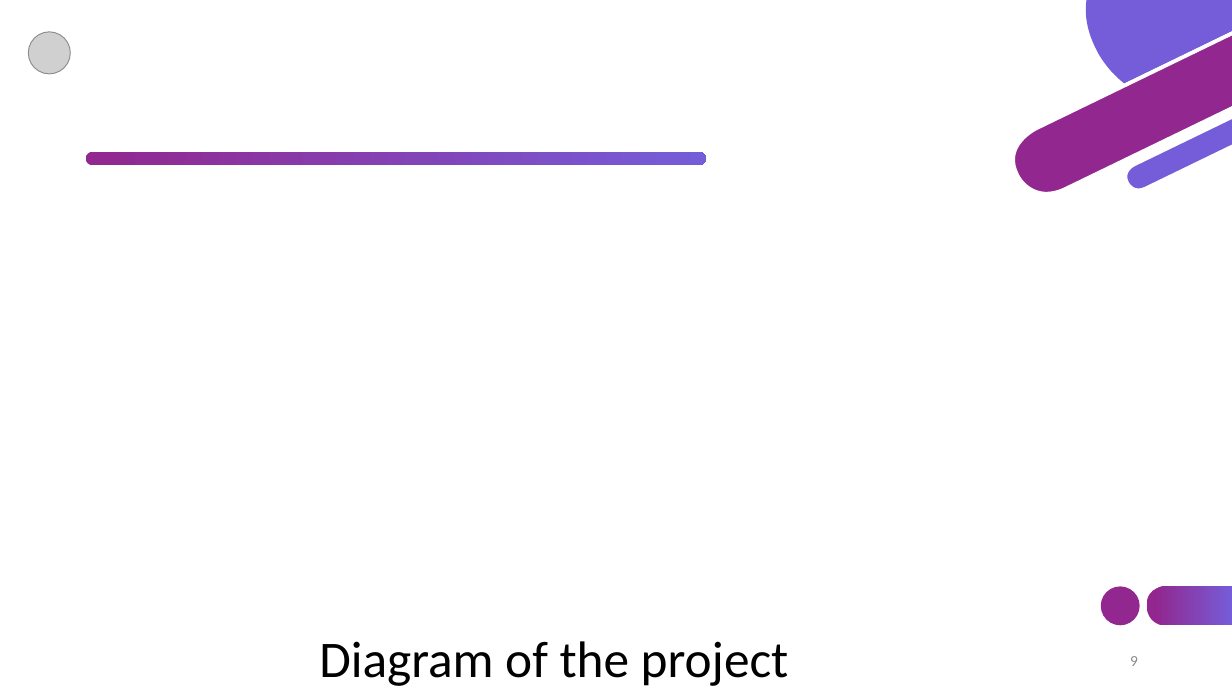
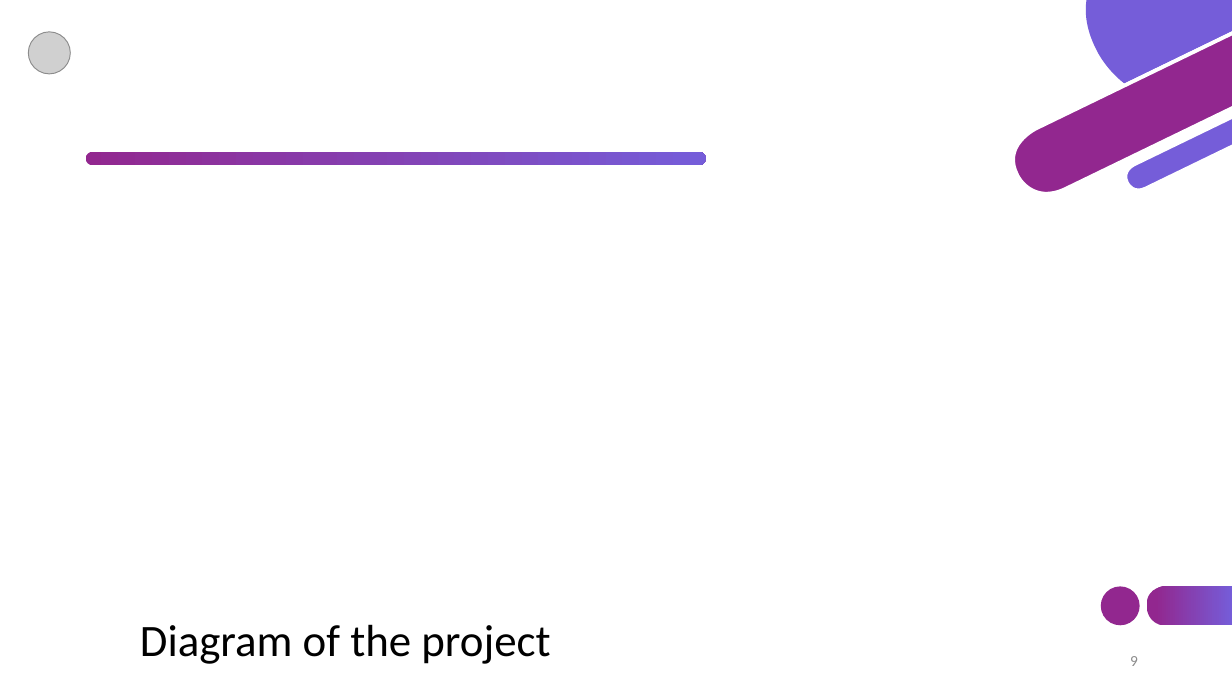
Before and after one commit to TsvetislavaYankova/ITTalents-FinalProject-Airbnb, a slide deck: slide 9 of Airbnb.pptx. Drawn at 1232x693 pixels with LibreOffice and Linux fonts; fonts in the diff are those of the drawing; grey boxes stand for pictures; background and template pictures are left out. Boxes give left, top, right and bottom in pixels: in the first picture for what was removed or moved away, otherwise in the second. Text is boxed around its words. In the diff, an @@ line names an element or a change of style, - is before the commit and + after.

```diff
--- a/Airbnb.pptx
+++ b/Airbnb.pptx
@@ title "Diagram of the project": place and size @@
-title "Diagram of the project" at (319,641,789,686)
+title "Diagram of the project" at (140,624,550,664)
@@ title "Diagram of the project" at (140,624,550,664): size 40 to 35 pt @@
```
Also in this commit, not shown: 6 other slides changed, 10 other files.
